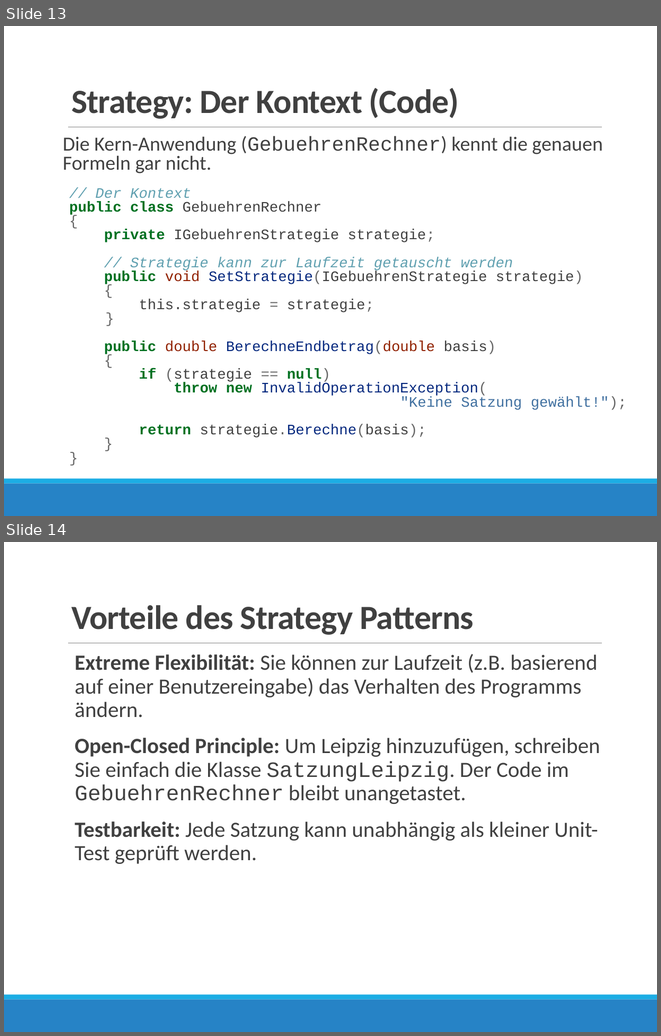
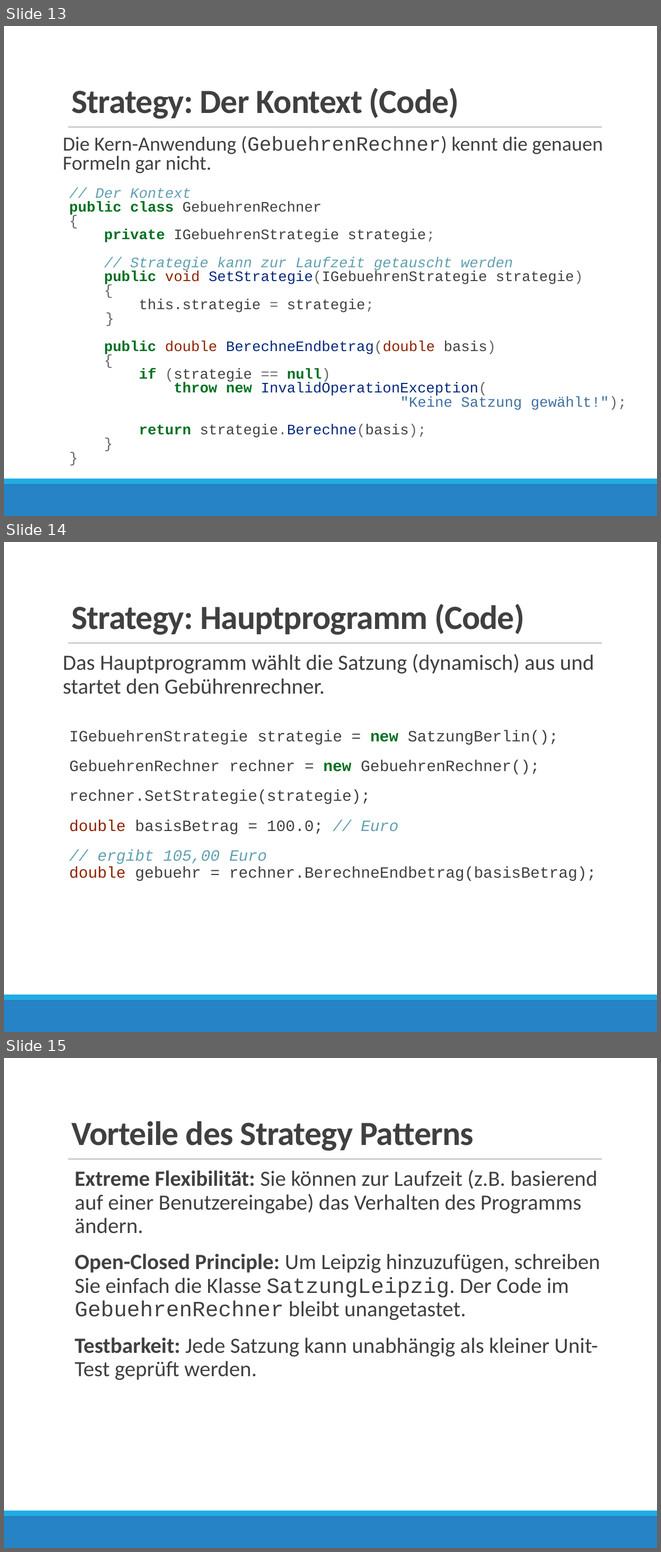
Before and after one commit to borleias/VIB_OOP_Neuplanung, a slide deck: Woche_3_DesignPatterns_II/03_Design_Patterns_II_v01.pptx. Shown one above the other, each under a label of ours: slides 13 and 14 before the commit, slides 13, 14 and 15 after it. The pictures are 661x1036 and 661x1552 pixels, drawn with LibreOffice and Linux fonts; fonts in the diff are those of the drawing. Boxes give left, top, right and bottom in pixels: in the first picture for what was removed or moved away, otherwise in the second. Text is boxed around its words. In the diff, an @@ line names an element or a change of style, - is before the commit and + after.

```diff
--- a/Woche_3_DesignPatterns_II/03_Design_Patterns_II_v01.pptx
+++ b/Woche_3_DesignPatterns_II/03_Design_Patterns_II_v01.pptx
@@ slide 14 added at (4, 542, 657, 1032), background #FFFFFF; not listed: 3 template elements that a slide beside it also shows @@
@@ title added at (71, 604, 524, 635), 28 pt, text #404040, bold @@
+Strategy: Hauptprogramm (Code)
@@ text added at (63, 654, 596, 881), 13 pt, text #404040 @@
+Das Hauptprogramm wählt die Satzung (dynamisch) aus und startet den Gebührenrechner.
+IGebuehrenStrategie strategie = new SatzungBerlin();
+GebuehrenRechner rechner = new GebuehrenRechner();
+rechner.SetStrategie(strategie);
+double basisBetrag = 100.0; // Euro
+// ergibt 105,00 Euro
+double gebuehr = rechner.BerechneEndbetrag(basisBetrag);
@@ what was slide 14 is now slide 15 @@
```
Also in this commit, not shown: 7 slides changed, 2 other slides added, 1 slide removed, 15 other files.
